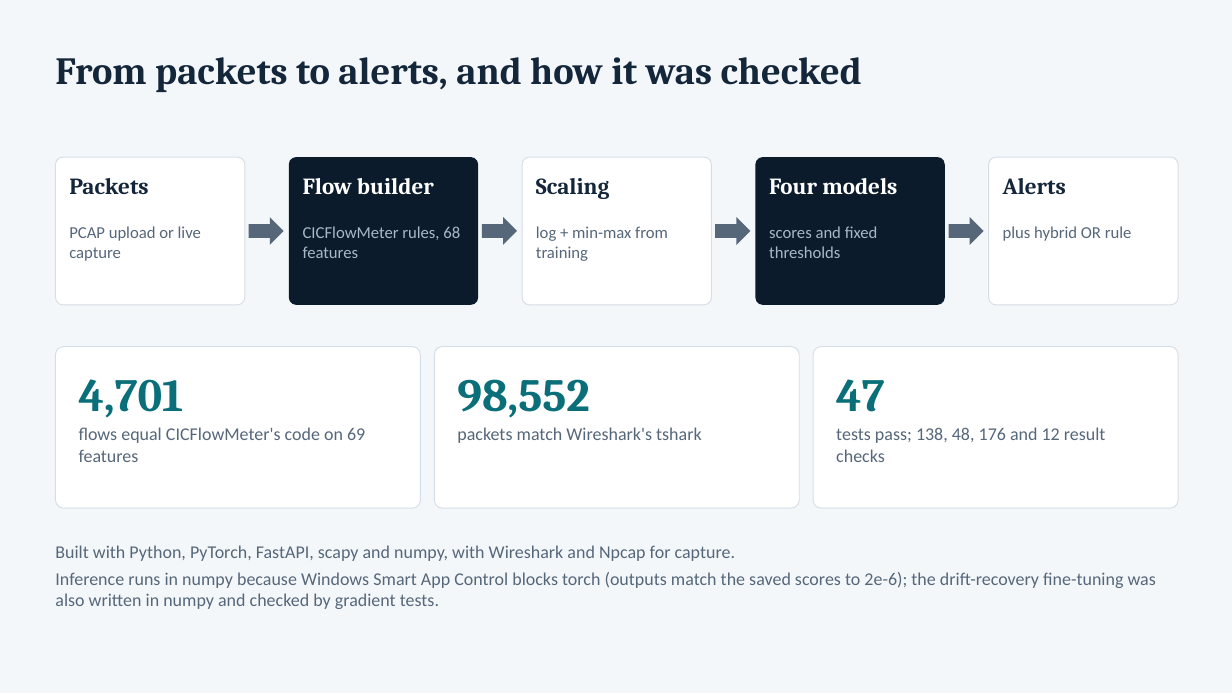
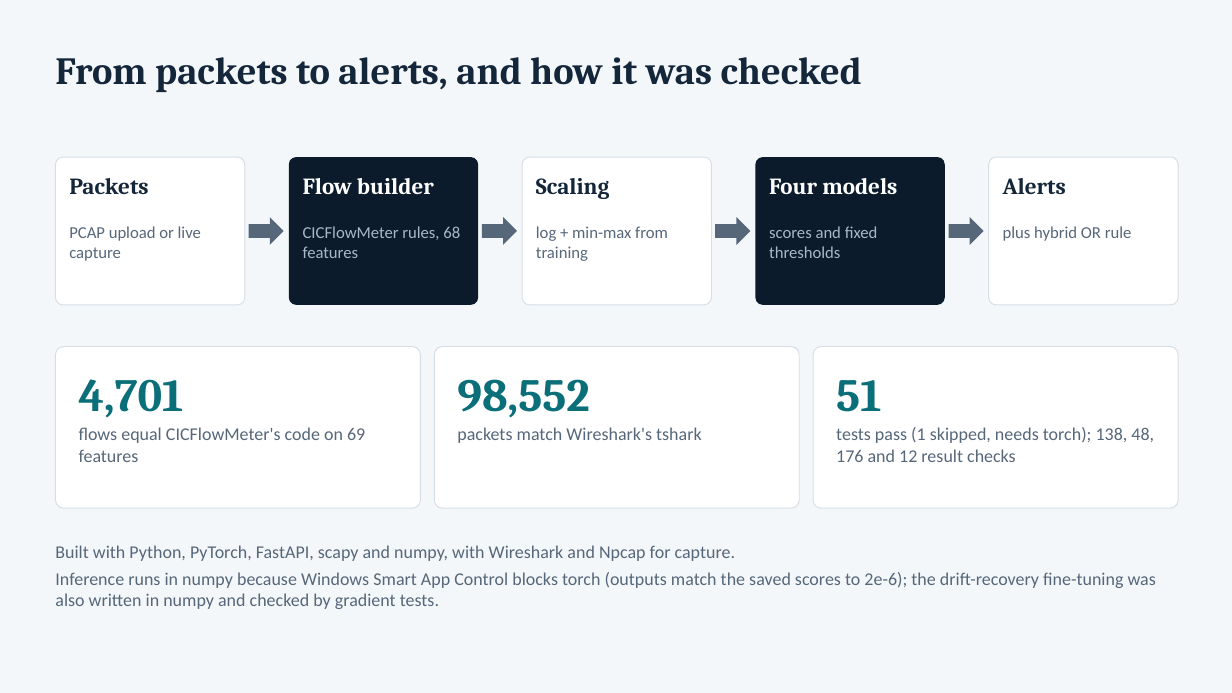
Before and after one commit to vinay991-code/cicids2018-autoencoder-ids, a slide deck: slide 11 of flood-review/cicids2018-ae/reports/CICIDS2018_Presentation.pptx. Drawn at 1232x693 pixels with LibreOffice and Linux fonts; fonts in the diff are those of the drawing. Boxes give left, top, right and bottom in pixels: in the first picture for what was removed or moved away, otherwise in the second. Text is boxed around its words. In the diff, an @@ line names an element or a change of style, - is before the commit and + after.

```diff
--- a/flood-review/cicids2018-ae/reports/CICIDS2018_Presentation.pptx
+++ b/flood-review/cicids2018-ae/reports/CICIDS2018_Presentation.pptx
@@ text at (836, 380, 881, 412): text changed @@
-47
+51
@@ text at (836, 427, 1154, 462): text changed @@
-tests pass; 138, 48, 176 and 12 result checks
+tests pass (1 skipped, needs torch); 138, 48, 176 and 12 result checks
```
Also in this commit, not shown: 2 other files.
